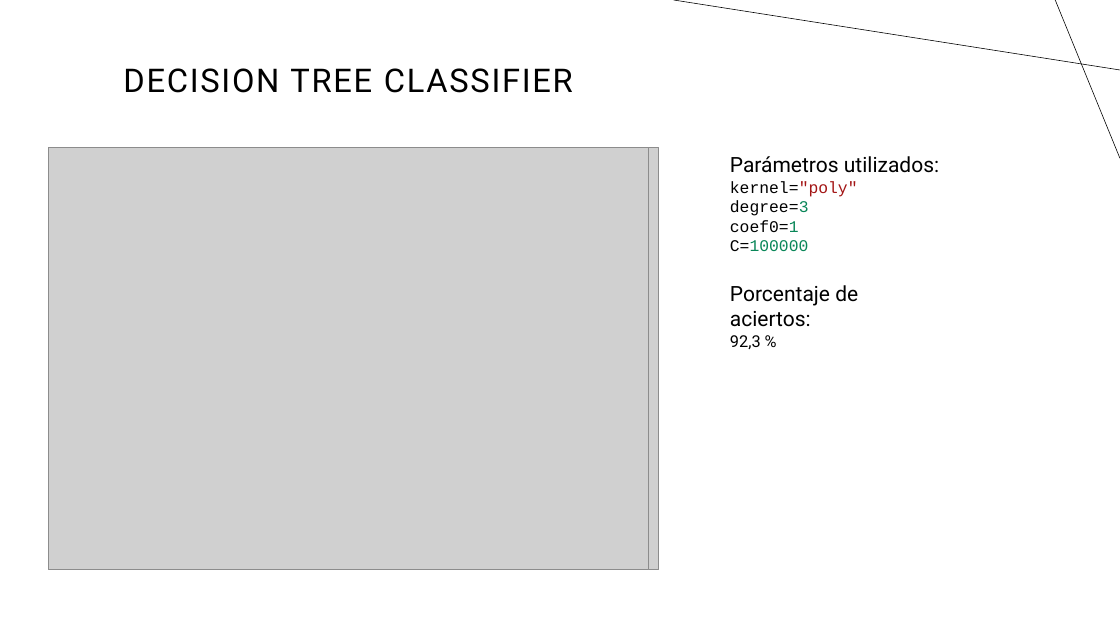
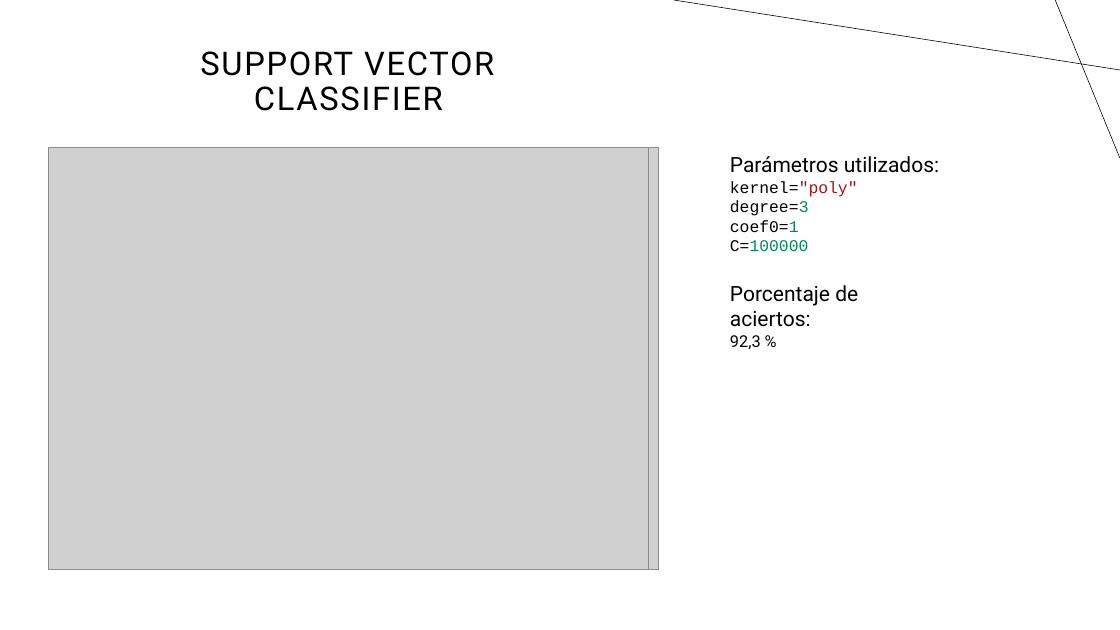
Before and after one commit to RaimundoRobotica/Stylometry, a slide deck: slide 18 of docs/presentacion.pptx. Drawn at 1120x630 pixels with LibreOffice and Linux fonts; fonts in the diff are those of the drawing; grey boxes stand for pictures. Boxes give left, top, right and bottom in pixels: in the first picture for what was removed or moved away, otherwise in the second. Text is boxed around its words. In the diff, an @@ line names an element or a change of style, - is before the commit and + after.

```diff
--- a/docs/presentacion.pptx
+++ b/docs/presentacion.pptx
@@ title at [200, 51, 494, 111]: text changed @@
-DECISION TREE CLASSIFIER
+SUPPORT VECTOR CLASSIFIER
```
Also in this commit, not shown: 1 other slide changed, 2 other files.
